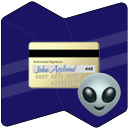
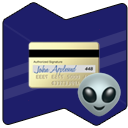
Two versions of the same layered image (128 × 128). Layer-by-layer changes:
painted on "💳" over (28, 41, 100, 89)
removed layer "Logo NWD" over (1, 1, 128, 128)
added group "NetWorkedDatas Logo" with 2 layers over (3, 3, 127, 125)
added layer "White" (20%) in group "NetWorkedDatas Logo" over (4, 23, 126, 105)
added layer "background Colored" in group "NetWorkedDatas Logo" over (3, 3, 127, 125)
